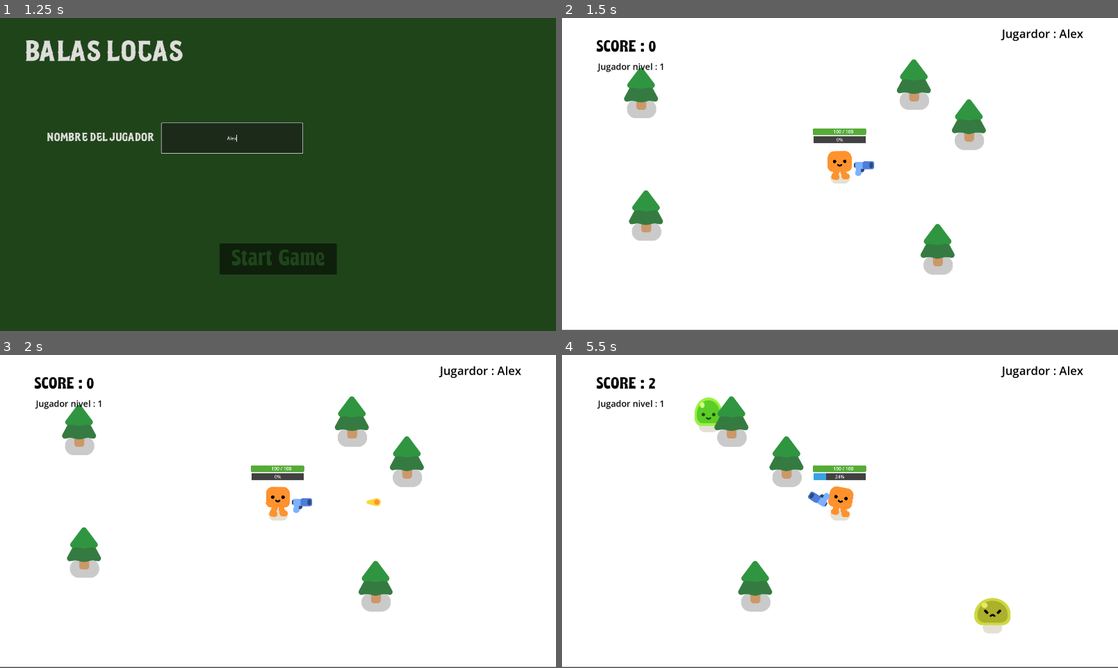
Above: before the commit, frames 1-4 (two rows, left to right).
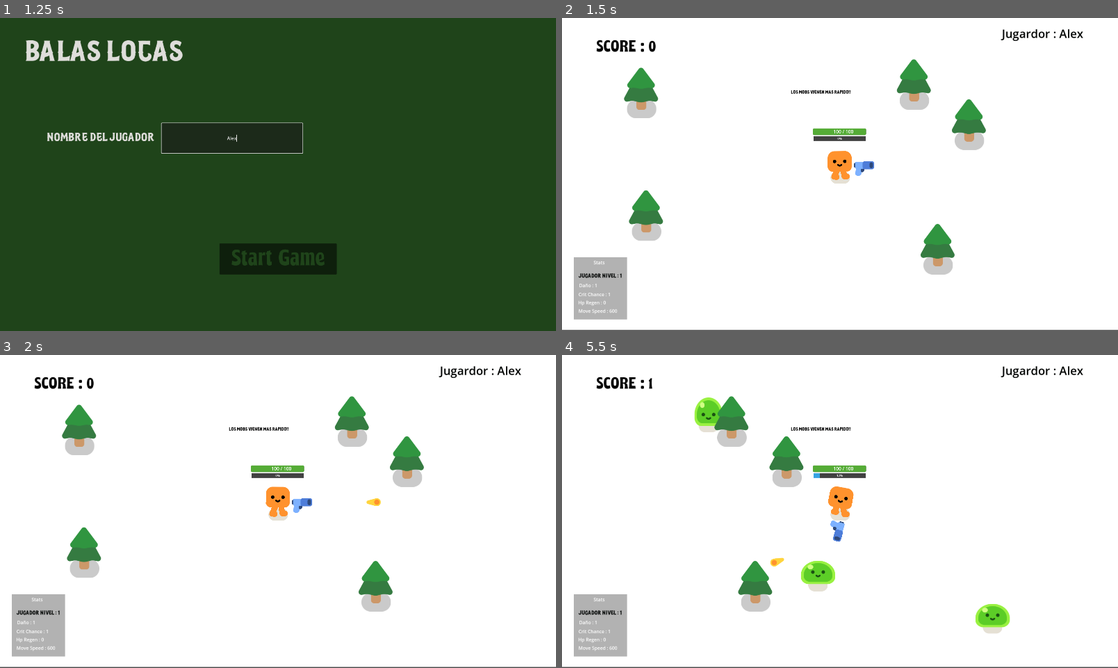
Above: after the commit, the same moments.

Repository: MauroCastro1705/Survivor-game-proyect
Game: Godot game, scene res://MainMenu.tscn
The game is run twice, just before and just after one commit, with the same random seed, the same clock (stepped at 60 frames per second) and the same inputs.
Inputs (mouse positions are in pixels of both pictures, inside the frame that each line leads up to):
- Up to frame 1 (1.25 s): click (233, 136) at 0.52 s; type "Alex" at 0.6 s
- Up to frame 2 (1.5 s): click "Start Game" at 1.25 s
- Up to frame 3 (2 s): no input
- Up to frame 4 (5.5 s): hold D (move_right) 2.03-2.78 s; hold S (move_down) 2.78-3.53 s; hold D (move_right) 3.53-4.28 s; hold W (move_up) 4.28-5.03 s; hold A (move_left) from 5.03 s (still down)

Frame 1 is identical in both runs. In frame 2, 2.2% of the frame differs, in the area x 2-55%, y 14-97%; in frame 3, 2.2%; in frame 4, 3.5%, in the area x 2-81%, y 7-97%.

Commit message:
update stats and mob timers

Diff:
--- a/global.gd
+++ b/global.gd
@@ -2,17 +2,25 @@
 
 var playerNAME = "jugador"
 
+#player vars
 var playerAtkDmg = 1.0
 var playerAtkDmgMulti = 1.0
 var playerHealth = 100.0
 var playerMaxHealth = 100.0
 
+var playerCritChance = 1
+var playerHPREGEN = 0.0
+var playerMovSpeed = 600
+
+#mob vars
 var mobHealth = 3.0
 var mobExpValue = 12
+var mobDmgRate = 12.0
 
 var playerScore = 0
 var scoreMulti = 1.0
 
+#player LEVEL vars
 var playerLEVEL = 1
 var playerExp = 0
 var expToLvlUp = 100
@@ -33,6 +41,10 @@
 	playerHealth = playerMaxHealth
 	print("subio a nivel = " , playerLEVEL)
 	print("VIDA SUBIO a" , playerMaxHealth)
+
+
+
+
 
 	#SAVE DATA TOP PLAYERS
 const SAVE_FILE = "user://highscores.json"
--- a/gun.tscn
+++ b/gun.tscn
@@ -4,7 +4,7 @@
 [ext_resource type="Texture2D" uid="uid://cswb5do8rrj7q" path="res://pistol/pistol.png" id="1_s7dlq"]
 
 [sub_resource type="CircleShape2D" id="CircleShape2D_lgnat"]
-radius = 571.014
+radius = 429.075
 
 [node name="Gun" type="Area2D"]
 collision_layer = 0
--- a/mob.gd
+++ b/mob.gd
@@ -36,6 +36,5 @@
 
 
 func _on_mob_muere() -> void:
-	print("señal muerte")
+	print("señal mob muerte")
 	Global.ADD_EXP(mobExp)
-	print("add_exp " , mobExp)
--- a/player.gd
+++ b/player.gd
@@ -3,9 +3,12 @@
 var health = Global.playerHealth
 
 func _physics_process(delta):
-	var VIDAMAXIMA = Global.playerMaxHealth
+	%LevelBar.value = Global.playerExp
+	%LevelBar.max_value = Global.expToLvlUp
+
 	var direction = Input.get_vector("move_left","move_right","move_up","move_down")
-	velocity = direction * 600
+	var movSpeed = Global.playerMovSpeed
+	velocity = direction * movSpeed
 	move_and_slide()
 
 	if velocity.length()> 0.0:
@@ -13,22 +16,16 @@
 	else:
 		%HappyBoo.play_idle_animation()
 
-	const DAMAGE_RATE = 12.0
+	var DAMAGE_RATE = Global.mobDmgRate
 	var overlapping_mobs = %hurtBox.get_overlapping_bodies()
 	if overlapping_mobs.size() > 0:
 		health -= DAMAGE_RATE * overlapping_mobs.size() * delta
 		%ProgressBar.value = health
-		%ProgressBar.max_value = VIDAMAXIMA
-		#print("health " , health)
-		#print("MAXhealth " , VIDAMAXIMA)
+
 		if health <= 0.0:
 			health_depleted.emit()
 			print("Player dead")
 			Global.save_high_score(Global.playerNAME, Global.playerScore, Global.playerLEVEL)
-			#get_tree().change_scene_to_file("res://highscore_screen.tscn")  # Ir a la pantalla de high scores
 
-
-
-	%LevelBar.value = Global.playerExp
-	%LevelBar.max_value = Global.expToLvlUp
-	%valorVida.text = str(round(health)) + " / " + str(VIDAMAXIMA)
+	%ProgressBar.max_value = Global.playerMaxHealth
+	%valorVida.text = str(round(health)) + " / " + str(round(Global.playerMaxHealth))
--- a/player.tscn
+++ b/player.tscn
@@ -79,7 +79,8 @@
 offset_left = -91.0
 offset_top = -132.0
 offset_right = 89.0
-offset_bottom = -109.0
+offset_bottom = -117.0
+theme_override_font_sizes/font_size = 11
 theme_override_styles/background = SubResource("StyleBoxFlat_u78nl")
 theme_override_styles/fill = SubResource("StyleBoxFlat_8kf8r")
 value = 34.0
--- a/survivors-game.gd
+++ b/survivors-game.gd
@@ -15,8 +15,28 @@
 	Score_update(GameScore)
 	get_tree().paused = false
 
+###### MOB TIMER DIFICULTY SETTINGS
 func _on_mob_timer_timeout():
+	var mobsSpawned = 0
+	var msg = ""
 	spawn_mob()
+	mobsSpawned += 1
+	if mobsSpawned == 15:
+		%MobTimer.wait_time = 0.4
+		show_alert("Los mobs vienen mas rapido!")
+	if mobsSpawned == 35:
+		%MobTimer.wait_time = 0.32
+		show_alert("Los mobs vienen aun mas rapido!")
+	if mobsSpawned == 67:
+		%MobTimer.wait_time = 0.26
+		show_alert("Los mobs vienen muchisimo mas rapido!")
+
+func show_alert(msg):
+	$%MobSpawnAlert.text = msg
+	$%MobSpawnAlert.visible = true
+	await get_tree().create_timer(3).timeout
+	$%MobSpawnAlert.visible = false
+
 
 func _on_player_health_depleted():
 	get_tree().change_scene_to_file("res://game_over.tscn")
@@ -25,6 +45,10 @@
 	%ScoreLabel.text = "Score : " + str(GameScore)
 	%NivelLabel.text = "Jugador nivel : " + str(Global.playerLEVEL)
 	%PlayerName.text = "Jugardor : " + Global.playerNAME
+	%"statDaño".text = "Daño : " + str(Global.playerAtkDmg)
+	%"statCrit".text = "Crit Chance : " + str(Global.playerCritChance)
+	%"statHpRegen".text = "Hp Regen : " + str(Global.playerHPREGEN)
+	%"statMovSpeed".text = "Move Speed : " + str(Global.playerMovSpeed)
 
 func Score_increment():
 	var ScoreMult = Global.scoreMulti
--- a/survivors-game.tscn
+++ b/survivors-game.tscn
@@ -1,9 +1,11 @@
-[gd_scene load_steps=6 format=3 uid="uid://c08om84k0pbuj"]
+[gd_scene load_steps=8 format=3 uid="uid://c08om84k0pbuj"]
 
 [ext_resource type="PackedScene" uid="uid://ct6ctnfjhwh25" path="res://player.tscn" id="1_f7jjx"]
 [ext_resource type="Script" path="res://survivors-game.gd" id="1_xmhyq"]
 [ext_resource type="PackedScene" uid="uid://cearkefpglmtm" path="res://Pinetree.tscn" id="2_3lypo"]
 [ext_resource type="FontFile" uid="uid://clbly8xqr7kxw" path="res://fonts/Mindsight.ttf" id="4_jyqj4"]
+[ext_resource type="FontFile" uid="uid://bdxdtkcxpa08s" path="res://fonts/Blacknorthdemo-mLE25.otf" id="5_12y4p"]
+[ext_resource type="Theme" uid="uid://dedmc73m6he8n" path="res://texto_basico.tres" id="6_cbym3"]
 
 [sub_resource type="Curve2D" id="Curve2D_2xplw"]
 _data = {
@@ -52,16 +54,6 @@
 text = "Score :"
 uppercase = true
 
-[node name="NivelLabel" type="Label" parent="Player"]
-unique_name_in_owner = true
-offset_left = -836.0
-offset_top = -394.0
-offset_right = -701.0
-offset_bottom = -352.0
-theme_override_colors/font_color = Color(0.0220673, 0.032571, 0.0284656, 1)
-theme_override_font_sizes/font_size = 30
-text = "NIVELEEE"
-
 [node name="PlayerName" type="Label" parent="Player"]
 unique_name_in_owner = true
 anchors_preset = 8
@@ -79,6 +71,72 @@
 theme_override_font_sizes/font_size = 40
 text = "jugador"
 
+[node name="ColorRect" type="ColorRect" parent="Player"]
+offset_left = -919.0
+offset_top = 285.0
+offset_right = -735.0
+offset_bottom = 500.0
+color = Color(0.396078, 0.396078, 0.396078, 0.498039)
+
+[node name="Label" type="Label" parent="Player/ColorRect"]
+layout_mode = 0
+offset_left = 68.0
+offset_top = 7.0
+offset_right = 108.0
+offset_bottom = 30.0
+text = "Stats"
+
+[node name="statDaño" type="Label" parent="Player/ColorRect"]
+unique_name_in_owner = true
+layout_mode = 0
+offset_left = 18.0
+offset_top = 86.0
+offset_right = 59.0
+offset_bottom = 109.0
+text = "Daño"
+
+[node name="statCrit" type="Label" parent="Player/ColorRect"]
+unique_name_in_owner = true
+layout_mode = 0
+offset_left = 16.0
+offset_top = 117.0
+offset_right = 103.0
+offset_bottom = 140.0
+text = "Crit chance
+"
+
+[node name="statHpRegen" type="Label" parent="Player/ColorRect"]
+unique_name_in_owner = true
+layout_mode = 0
+offset_left = 15.0
+offset_top = 145.0
+offset_right = 102.0
+offset_bottom = 168.0
+text = "Hp regen
+"
+
+[node name="statMovSpeed" type="Label" parent="Player/ColorRect"]
+unique_name_in_owner = true
+layout_mode = 0
+offset_left = 16.0
+offset_top = 174.0
+offset_right = 103.0
+offset_bottom = 197.0
+text = "Mov speed
+"
+
+[node name="NivelLabel" type="Label" parent="Player/ColorRect"]
+unique_name_in_owner = true
+layout_mode = 0
+offset_left = 17.0
+offset_top = 55.0
+offset_right = 152.0
+offset_bottom = 97.0
+theme_override_colors/font_color = Color(0.0220673, 0.032571, 0.0284656, 1)
+theme_override_fonts/font = ExtResource("5_12y4p")
+theme_override_font_sizes/font_size = 20
+text = "NIVELEEE"
+
 [node name="Path2D" type="Path2D" parent="Player"]
 position = Vector2(-798, -485)
 curve = SubResource("Curve2D_2xplw")
@@ -88,7 +146,26 @@
 position = Vector2(21, -106)
 rotation = 0.0286807
 
+[node name="MobSpawnAlert" type="RichTextLabel" parent="Player"]
+unique_name_in_owner = true
+anchors_preset = 5
+anchor_left = 0.5
+anchor_right = 0.5
+offset_left = -170.0
+offset_top = -292.0
+offset_right = 347.0
+offset_bottom = -229.0
+grow_horizontal = 2
+theme = ExtResource("6_cbym3")
+theme_override_colors/default_color = Color(0.00267306, 0.00160861, 0.00121245, 1)
+theme_override_fonts/normal_font = ExtResource("5_12y4p")
+bbcode_enabled = true
+text = "los mobs vienen mas rapido!!"
+fit_content = true
+scroll_active = false
+
 [node name="MobTimer" type="Timer" parent="."]
+unique_name_in_owner = true
 wait_time = 0.608
 autostart = true
 
